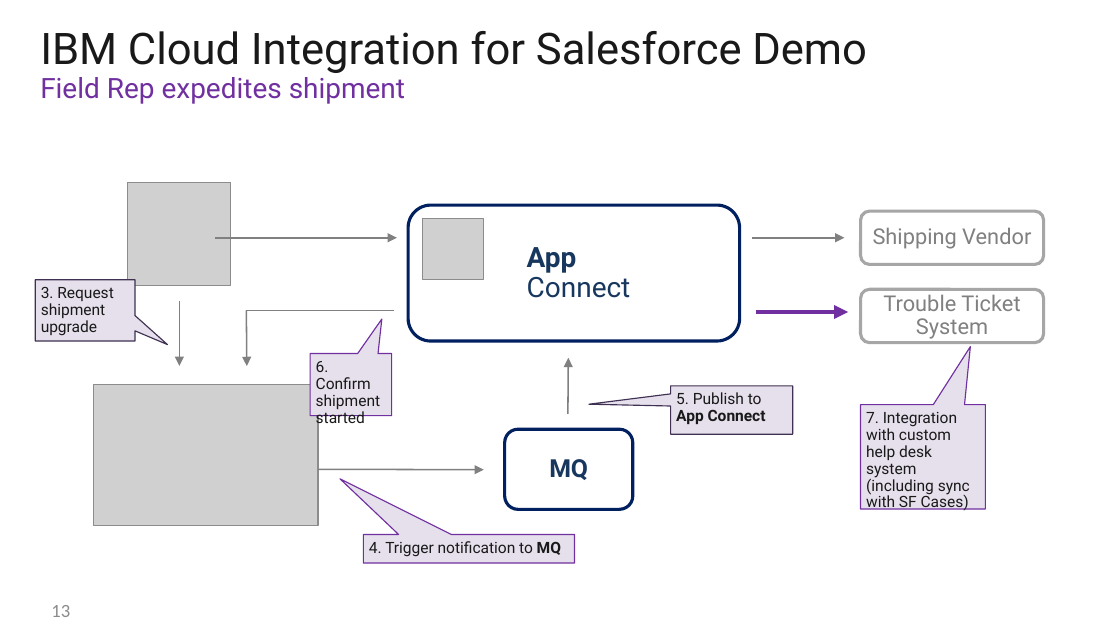
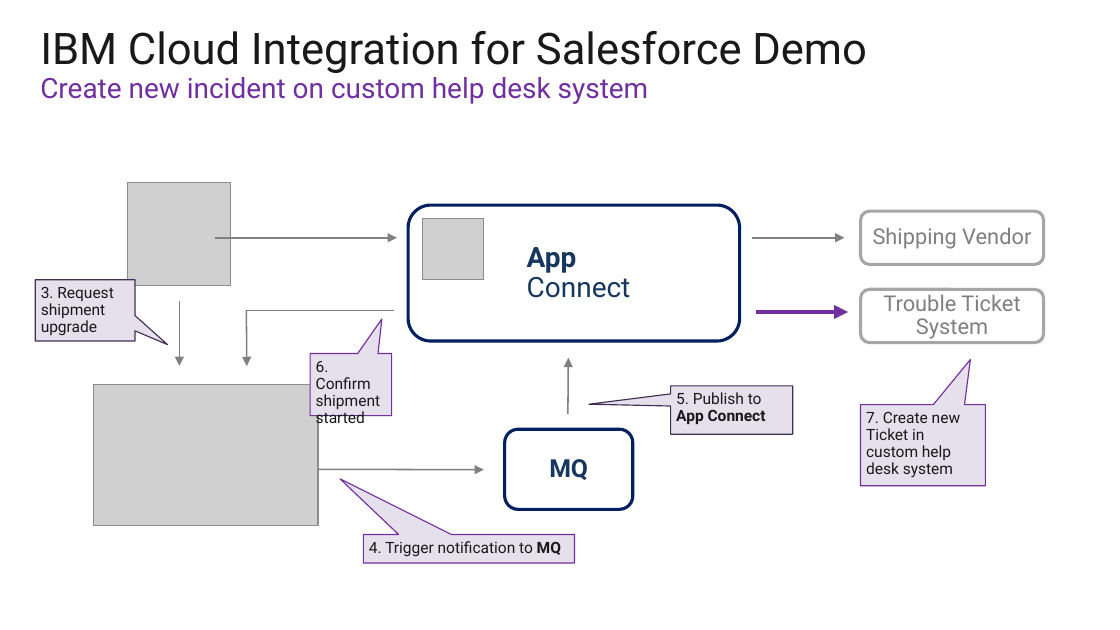
Before and after one commit to sebastiansutter/techguides, a slide deck: slide 11 of IBM CI for SF Demo.pptx (slide 12 before the commit). Drawn at 1120x630 pixels with LibreOffice and Linux fonts; fonts in the diff are those of the drawing; grey boxes stand for pictures; background and template pictures are left out. Boxes give left, top, right and bottom in pixels: in the first picture for what was removed or moved away, otherwise in the second. Text is boxed around its words. In the diff, an @@ line names an element or a change of style, - is before the commit and + after.

```diff
--- a/IBM CI for SF Demo.pptx
+++ b/IBM CI for SF Demo.pptx
@@ title at box(40, 31, 867, 104): text changed; size 28 to 18 pt; text colour #191919 to #7030A0 @@
-IBM Cloud Integration for Salesforce Demo
-Field Rep expedites shipment
+IBM Cloud Integration for Salesforce Demo
+Create new incident on custom help desk system
@@ speech box "7. Create new Ticket in ...": place and size @@
-speech box "7. Create new Ticket in ..." at box(860, 404, 984, 508)
+speech box "7. Create new Ticket in ..." at box(860, 404, 984, 485)
@@ text in speech box at box(866, 412, 960, 478): text changed @@
-7. Integration with custom help desk system (including sync with SF Cases)
+7. Create new Ticket in custom help desk system
@@ text removed at box(51, 605, 70, 617) @@
-13
```
Also in this commit, not shown: 1 other slide changed, 5 slides added.
